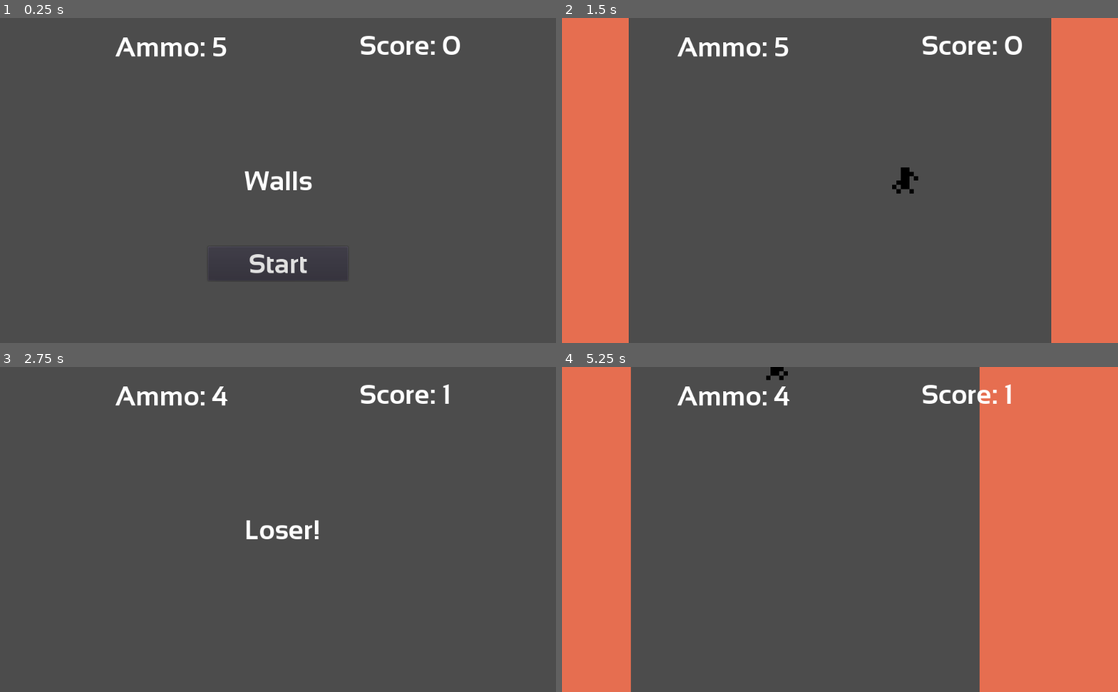
Above: before the commit, frames 1-4 (two rows, left to right).
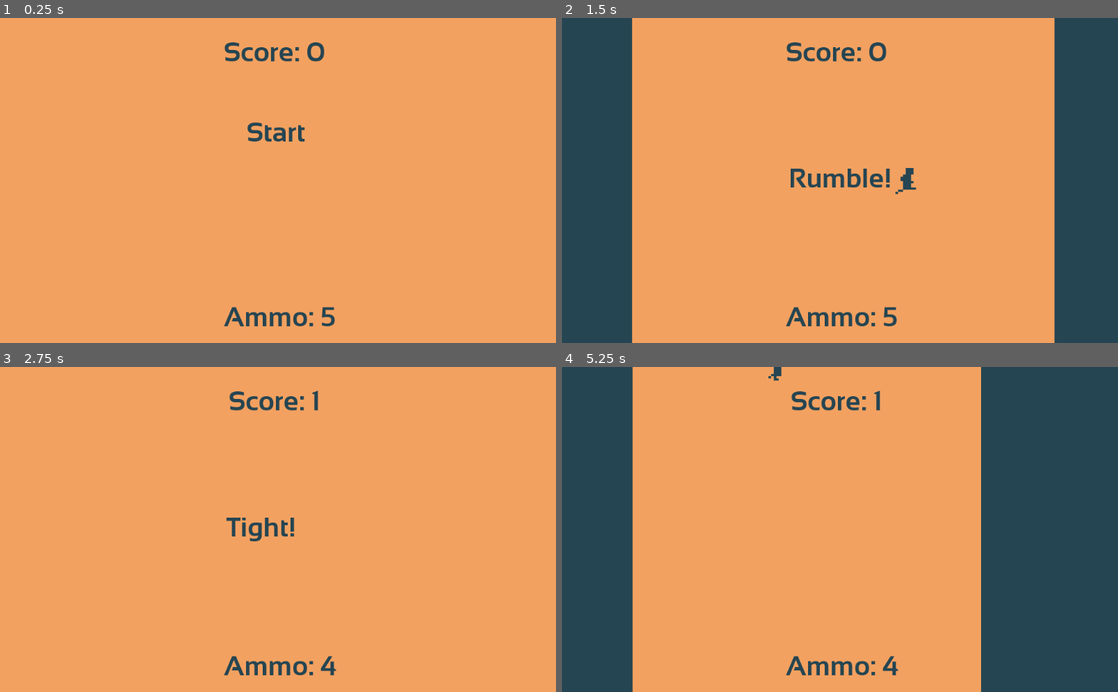
Above: after the commit, the same moments.

Repository: PerHenrikS/LudumDare42
Game: Godot game, scene res://Main.tscn
The game is run twice, just before and just after one commit, with the same random seed, the same clock (stepped at 60 frames per second) and the same inputs. The engine's default icon, where the game draws it, is replaced by a stand-in: a white triangle on a blue panel in a dark square.
Inputs (mouse positions are in pixels of both pictures, inside the frame that each line leads up to):
- Up to frame 1 (0.25 s): no input
- Up to frame 2 (1.5 s): click "Start" at 0.5 s; move the mouse to (962, 164) at 1.27 s; hold Right (ui_right) from 1.28 s (still down)
- Up to frame 3 (2.75 s): tap Space (ui_select) at 1.52, 2.27 s; move the mouse to (166, 545) at 2.02 s; release Right (ui_right) at 2.03 s; hold Down (ui_down) from 2.03 s (still down)
- Up to frame 4 (5.25 s): tap Enter at 2.75 s; move the mouse to (895, 458) at 2.77 s; release Down (ui_down) at 2.78 s; hold Right (ui_right) 2.78-3.5 s; click "Start" at 3.5 s; move the mouse to (812, 594) at 4.27 s; hold Up (ui_up) 4.28-5.03 s; tap Space (ui_select) at 4.52 s; move the mouse to (1006, 578) at 5.02 s; hold Left (ui_left) from 5.03 s (still down)

The runs differ from the first frame. In frame 1, 100% of the frame differs, in the area x 0-100%, y 0-100%; in frame 2, 100%; in frame 3, 100%; in frame 4, 100%.

Commit message:
Gameplay ready

Diff:
--- /dev/null
+++ b/Camera2D.gd
@@ -0,0 +1,9 @@
+extends Camera2D
+
+var shake_amount = 2.0
+
+func _process(delta):
+	set_offset(Vector2( \
+        rand_range(-1.0, 1.0) * shake_amount, \
+        rand_range(-1.0, 1.0) * shake_amount \
+    ))
--- a/Collectable.tscn
+++ b/Collectable.tscn
@@ -1,7 +1,7 @@
 [gd_scene load_steps=4 format=2]
 
 [ext_resource path="res://Area2D.gd" type="Script" id=1]
-[ext_resource path="res://assets/icon.png" type="Texture" id=2]
+[ext_resource path="res://assets/Throwable512.png" type="Texture" id=2]
 
 [sub_resource type="RectangleShape2D" id=1]
 
@@ -26,7 +26,10 @@
 
 [node name="Sprite" type="Sprite" parent="." index="0"]
 
+scale = Vector2( 0.34, 0.34 )
+z_index = 2
 texture = ExtResource( 2 )
+_sections_unfolded = [ "Material", "Transform" ]
 
 [node name="CollisionShape2D" type="CollisionShape2D" parent="." index="1"]
 
--- a/Main.gd
+++ b/Main.gd
@@ -33,7 +33,7 @@
 	$Player.ammo = 5
 	$HUD.update_ammo($Player.ammo)
 	$HUD.update_score(score)
-	$HUD.show_message("")
+	$HUD.show_message("Rumble!")
 	$Player.start()
 
 
@@ -67,3 +67,11 @@
 func _on_Player_speed_up():
 	if $SpawnTimer.wait_time > .1:
 		$SpawnTimer.wait_time -= 0.2
+
+
+func _on_LeftWall_cam_shake():
+	$Camera2D.shake()
+
+
+func _on_RightWall_cam_shake():
+	$Camera2D.shake()
--- a/Main.tscn
+++ b/Main.tscn
@@ -1,11 +1,13 @@
-[gd_scene load_steps=5 format=2]
+[gd_scene load_steps=7 format=2]
 
 [ext_resource path="res://Main.gd" type="Script" id=1]
 [ext_resource path="res://UI.tscn" type="PackedScene" id=2]
 [ext_resource path="res://Player.tscn" type="PackedScene" id=3]
 [ext_resource path="res://Wall.tscn" type="PackedScene" id=4]
+[ext_resource path="res://assets/BackgroundCol.png" type="Texture" id=5]
+[ext_resource path="res://Camera2D.gd" type="Script" id=6]
 
-[node name="Main" type="Node2D" index="0"]
+[node name="Main" type="Node2D"]
 
 script = ExtResource( 1 )
 
@@ -28,16 +30,22 @@
 [node name="Player" parent="." index="3" instance=ExtResource( 3 )]
 
 position = Vector2( 511.863, 305.457 )
+z_index = 2
+_sections_unfolded = [ "Z Index" ]
 
 [node name="LeftWall" parent="." index="4" instance=ExtResource( 4 )]
 
 position = Vector2( -355.764, 309.811 )
+z_index = 5
+_sections_unfolded = [ "Collision", "Z Index", "collision" ]
 pushback = 15
 movement_speed = 25
 
 [node name="RightWall" parent="." index="5" instance=ExtResource( 4 )]
 
 position = Vector2( 1358.03, 319.125 )
+z_index = 5
+_sections_unfolded = [ "Collision", "Z Index", "collision" ]
 pushback = 15
 movement_speed = 25
 
@@ -50,6 +58,41 @@
 
 [node name="Collects" type="Node2D" parent="." index="7"]
 
+[node name="Background" type="Sprite" parent="." index="8"]
+
+position = Vector2( 484.339, 284.049 )
+scale = Vector2( 5, 5 )
+texture = ExtResource( 5 )
+_sections_unfolded = [ "Transform", "Z Index" ]
+
+[node name="Camera2D" type="Camera2D" parent="." index="9"]
+
+position = Vector2( 508.01, 302.257 )
+anchor_mode = 1
+rotating = false
+current = true
+zoom = Vector2( 1, 1 )
+limit_left = -10000000
+limit_top = -10000000
+limit_right = 10000000
+limit_bottom = 10000000
+limit_smoothed = false
+drag_margin_h_enabled = true
+drag_margin_v_enabled = true
+smoothing_enabled = false
+smoothing_speed = 5.0
+offset_v = 0.0
+offset_h = 0.0
+drag_margin_left = 0.2
+drag_margin_top = 0.2
+drag_margin_right = 0.2
+drag_margin_bottom = 0.2
+editor_draw_screen = true
+editor_draw_limits = false
+editor_draw_drag_margin = false
+script = ExtResource( 6 )
+_sections_unfolded = [ "Transform" ]
+
 [connection signal="start_game" from="HUD" to="." method="new_game"]
 
 [connection signal="timeout" from="ScoreTimer" to="." method="_on_ScoreTimer_timeout"]
--- a/Player.tscn
+++ b/Player.tscn
@@ -1,8 +1,9 @@
-[gd_scene load_steps=6 format=2]
+[gd_scene load_steps=7 format=2]
 
 [ext_resource path="res://Player.gd" type="Script" id=1]
-[ext_resource path="res://assets/StickRunRight129.png" type="Texture" id=2]
-[ext_resource path="res://assets/StickRunRight130.png" type="Texture" id=3]
+[ext_resource path="res://assets/RunRight512_1.png" type="Texture" id=2]
+[ext_resource path="res://assets/RunRight512_2.png" type="Texture" id=3]
+[ext_resource path="res://assets/RunRight512_3.png" type="Texture" id=4]
 
 [sub_resource type="SpriteFrames" id=1]
 
@@ -12,10 +13,10 @@
 "name": "Idle",
 "speed": 5.0
 }, {
-"frames": [ ExtResource( 2 ), ExtResource( 3 ) ],
+"frames": [ ExtResource( 2 ), ExtResource( 3 ), ExtResource( 4 ) ],
 "loop": true,
 "name": "Right",
-"speed": 10.0
+"speed": 15.0
 } ]
 _sections_unfolded = [ "Resource" ]
 
@@ -40,7 +41,8 @@
 
 [node name="AnimatedSprite" type="AnimatedSprite" parent="." index="0"]
 
-scale = Vector2( 0.5, 0.5 )
+position = Vector2( 0, 3.1596 )
+scale = Vector2( 0.15, 0.124116 )
 frames = SubResource( 1 )
 animation = "Idle"
 _sections_unfolded = [ "Transform" ]
--- a/Projectile.tscn
+++ b/Projectile.tscn
@@ -1,7 +1,7 @@
 [gd_scene load_steps=4 format=2]
 
 [ext_resource path="res://Projectile.gd" type="Script" id=1]
-[ext_resource path="res://assets/Throwable128.png" type="Texture" id=2]
+[ext_resource path="res://assets/Throwable512.png" type="Texture" id=2]
 
 [sub_resource type="RectangleShape2D" id=1]
 
@@ -24,6 +24,6 @@
 
 [node name="Sprite" type="Sprite" parent="." index="1"]
 
-scale = Vector2( 0.2, 0.2 )
+scale = Vector2( 0.0600506, 0.0600506 )
 texture = ExtResource( 2 )
 _sections_unfolded = [ "Transform" ]
--- a/UI.gd
+++ b/UI.gd
@@ -8,10 +8,10 @@
 	$MessageTimer.start()
 
 func show_game_over():
-	show_message("Loser!")
+	show_message("Tight!")
 	yield($MessageTimer, "timeout")
 	$StartButton.show()
-	$MessageLabel.text = "Walls!"
+	$MessageLabel.text = ""
 	$MessageLabel.show()
 
 func update_ammo(ammo):
--- a/UI.tscn
+++ b/UI.tscn
@@ -25,7 +25,7 @@
 font_data = ExtResource( 2 )
 _sections_unfolded = [ "Font" ]
 
-[node name="HUD" type="CanvasLayer"]
+[node name="HUD" type="CanvasLayer" index="0"]
 
 layer = 1
 offset = Vector2( 0, 0 )
@@ -40,10 +40,10 @@
 anchor_top = 0.0
 anchor_right = 0.5
 anchor_bottom = 0.0
-margin_left = 150.0
-margin_top = 22.0
-margin_right = 270.0
-margin_bottom = 159.0
+margin_left = -100.0
+margin_top = 34.0
+margin_right = 87.0
+margin_bottom = 171.0
 rect_pivot_offset = Vector2( 0, 0 )
 rect_clip_content = false
 mouse_filter = 2
@@ -51,12 +51,13 @@
 size_flags_horizontal = 1
 size_flags_vertical = 4
 custom_fonts/font = SubResource( 1 )
+custom_colors/font_color = Color( 0.14902, 0.27451, 0.32549, 1 )
 text = "Score: 0"
 align = 1
 percent_visible = 1.0
 lines_skipped = 0
 max_lines_visible = -1
-_sections_unfolded = [ "Margin", "custom_fonts" ]
+_sections_unfolded = [ "Margin", "custom_colors", "custom_fonts" ]
 
 [node name="AmmoLabel" type="Label" parent="." index="1"]
 
@@ -64,10 +65,10 @@
 anchor_top = 0.0
 anchor_right = 0.5
 anchor_bottom = 0.0
-margin_left = -300.0
-margin_top = 25.0
-margin_right = -94.0
-margin_bottom = 88.0
+margin_left = -100.0
+margin_top = 523.0
+margin_right = 106.0
+margin_bottom = 586.0
 rect_pivot_offset = Vector2( 0, 0 )
 rect_clip_content = false
 mouse_filter = 2
@@ -75,12 +76,13 @@
 size_flags_horizontal = 1
 size_flags_vertical = 4
 custom_fonts/font = SubResource( 1 )
+custom_colors/font_color = Color( 0.14902, 0.27451, 0.32549, 1 )
 text = "Ammo: 5"
 align = 1
 percent_visible = 1.0
 lines_skipped = 0
 max_lines_visible = -1
-_sections_unfolded = [ "Margin", "custom_fonts" ]
+_sections_unfolded = [ "Margin", "custom_colors", "custom_fonts" ]
 
 [node name="MessageLabel" type="Label" parent="." index="2"]
 
@@ -88,10 +90,10 @@
 anchor_top = 0.5
 anchor_right = 0.5
 anchor_bottom = 0.5
-margin_left = -62.5
-margin_top = -28.5
-margin_right = 62.5
-margin_bottom = 28.5
+margin_left = -95.0
+margin_top = -33.0
+margin_right = 114.0
+margin_bottom = 24.0
 rect_pivot_offset = Vector2( 0, 0 )
 rect_clip_content = false
 mouse_filter = 2
@@ -99,7 +101,7 @@
 size_flags_horizontal = 1
 size_flags_vertical = 4
 custom_fonts/font = SubResource( 2 )
-text = "Walls"
+custom_colors/font_color = Color( 0.14902, 0.27451, 0.32549, 1 )
 percent_visible = 1.0
 lines_skipped = 0
 max_lines_visible = -1
@@ -111,10 +113,10 @@
 anchor_top = 1.0
 anchor_right = 0.5
 anchor_bottom = 1.0
-margin_left = -129.0
-margin_top = -178.0
-margin_right = 129.0
-margin_bottom = -115.0
+margin_left = -133.0
+margin_top = -456.0
+margin_right = 125.0
+margin_bottom = -322.0
 rect_pivot_offset = Vector2( 0, 0 )
 rect_clip_content = false
 focus_mode = 2
@@ -123,13 +125,16 @@
 size_flags_horizontal = 1
 size_flags_vertical = 1
 custom_fonts/font = SubResource( 3 )
+custom_colors/font_color = Color( 0.14902, 0.27451, 0.32549, 1 )
+custom_colors/font_color_hover = Color( 0.14902, 0.27451, 0.32549, 1 )
 toggle_mode = false
 enabled_focus_mode = 2
 shortcut = null
 group = null
 text = "Start"
-flat = false
+flat = true
 align = 1
+_sections_unfolded = [ "custom_colors" ]
 
 [node name="MessageTimer" type="Timer" parent="." index="4"]
 
--- a/Wall.gd
+++ b/Wall.gd
@@ -1,11 +1,15 @@
 extends KinematicBody2D
+
 
 export var pushback = 10
 export var movement_speed = 10
 var dir
 var velocity = Vector2()
+var cam_shake = 1.0
+var camera
 
 func _ready():
+	camera = get_node("Camera")
 	$CollisionShape2D.disabled = true
 	hide()
 
--- a/Wall.tscn
+++ b/Wall.tscn
@@ -1,7 +1,7 @@
 [gd_scene load_steps=4 format=2]
 
 [ext_resource path="res://Wall.gd" type="Script" id=1]
-[ext_resource path="res://assets/WallOrange.png" type="Texture" id=2]
+[ext_resource path="res://assets/WallIndigo.png" type="Texture" id=2]
 
 [sub_resource type="RectangleShape2D" id=1]
 
Binary file added: assets/BackgroundCol.png
Not shown, added: assets/BackgroundCol.png.import
Binary file added: assets/RunRight512_1.png
Not shown, added: assets/RunRight512_1.png.import
Binary file added: assets/RunRight512_2.png
Not shown, added: assets/RunRight512_2.png.import
Binary file added: assets/RunRight512_3.png
Not shown, added: assets/RunRight512_3.png.import
Binary file added: assets/Throwable512.png
Not shown, added: assets/Throwable512.png.import
Binary file added: assets/WallIndigo.png
Not shown, added: assets/WallIndigo.png.import
